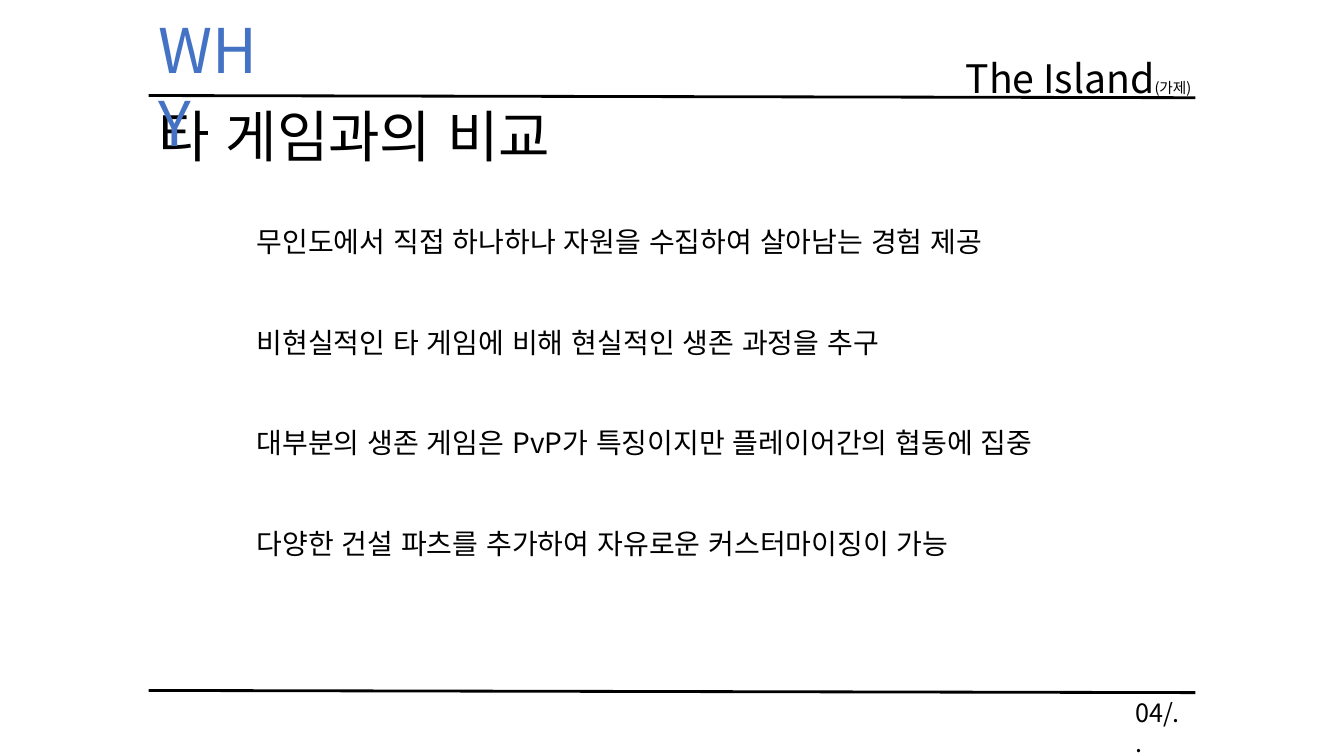
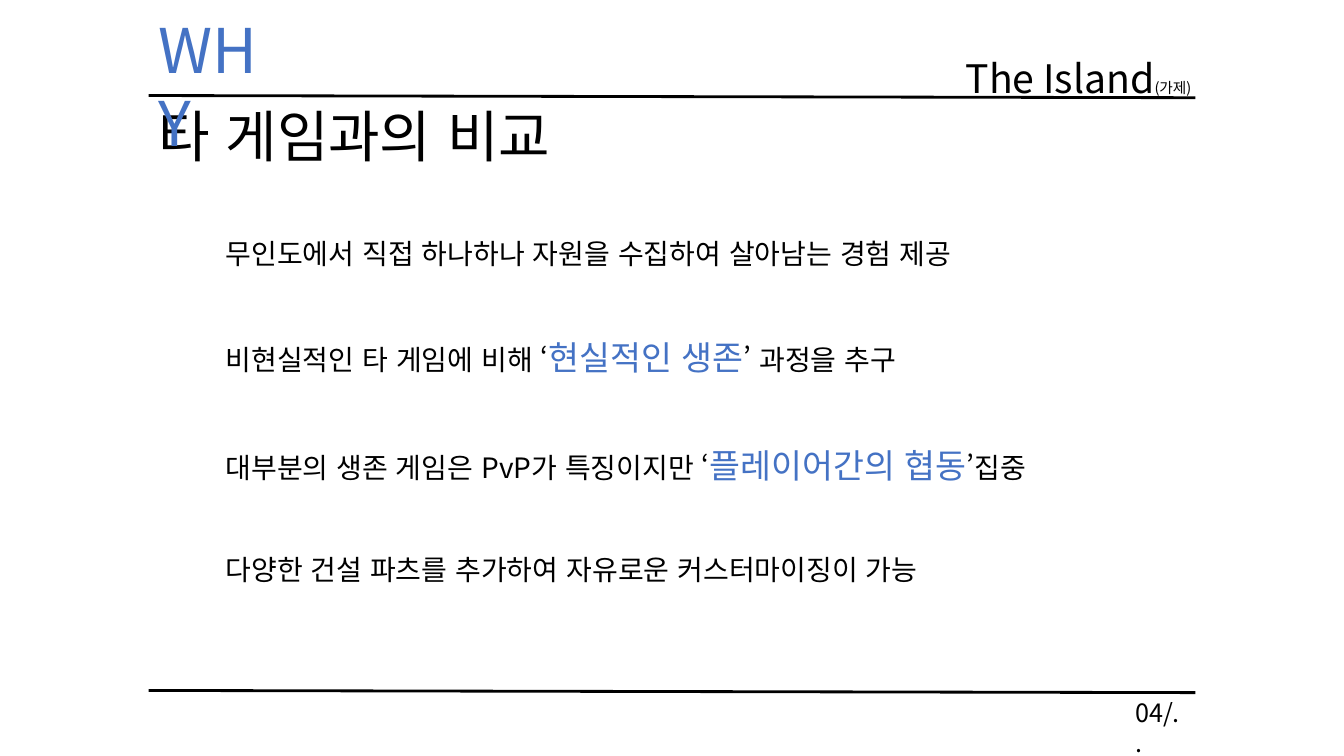
Before and after one commit to KimHaYoon/SickPerson, a slide deck: slide 4 of 문서/졸업작품 게임 기획서 초안.pptx. Drawn at 1344x756 pixels with LibreOffice and Linux fonts; fonts in the diff are those of the drawing. Boxes give left, top, right and bottom in pixels: in the first picture for what was removed or moved away, otherwise in the second. Text is boxed around its words. In the diff, an @@ line names an element or a change of style, - is before the commit and + after.

```diff
--- a/문서/졸업작품 게임 기획서 초안.pptx
+++ b/문서/졸업작품 게임 기획서 초안.pptx
@@ text "무인도에서 직접 하나하나 자원을 수집하여 ...": place and size @@
-text "무인도에서 직접 하나하나 자원을 수집하여 ..." at box(256, 228, 1033, 557)
+text "무인도에서 직접 하나하나 자원을 수집하여 ..." at box(226, 240, 1026, 583)
@@ text at box(226, 342, 1026, 481): text changed @@
-비현실적인 타 게임에 비해 현실적인 생존 과정을 추구
-대부분의 생존 게임은 PvP가 특징이지만 플레이어간의 협동에 집중
+비현실적인 타 게임에 비해 ‘현실적인 생존’ 과정을 추구
+대부분의 생존 게임은 PvP가 특징이지만 ‘플레이어간의 협동’집중
```
Also in this commit, not shown: 4 other slides changed.
